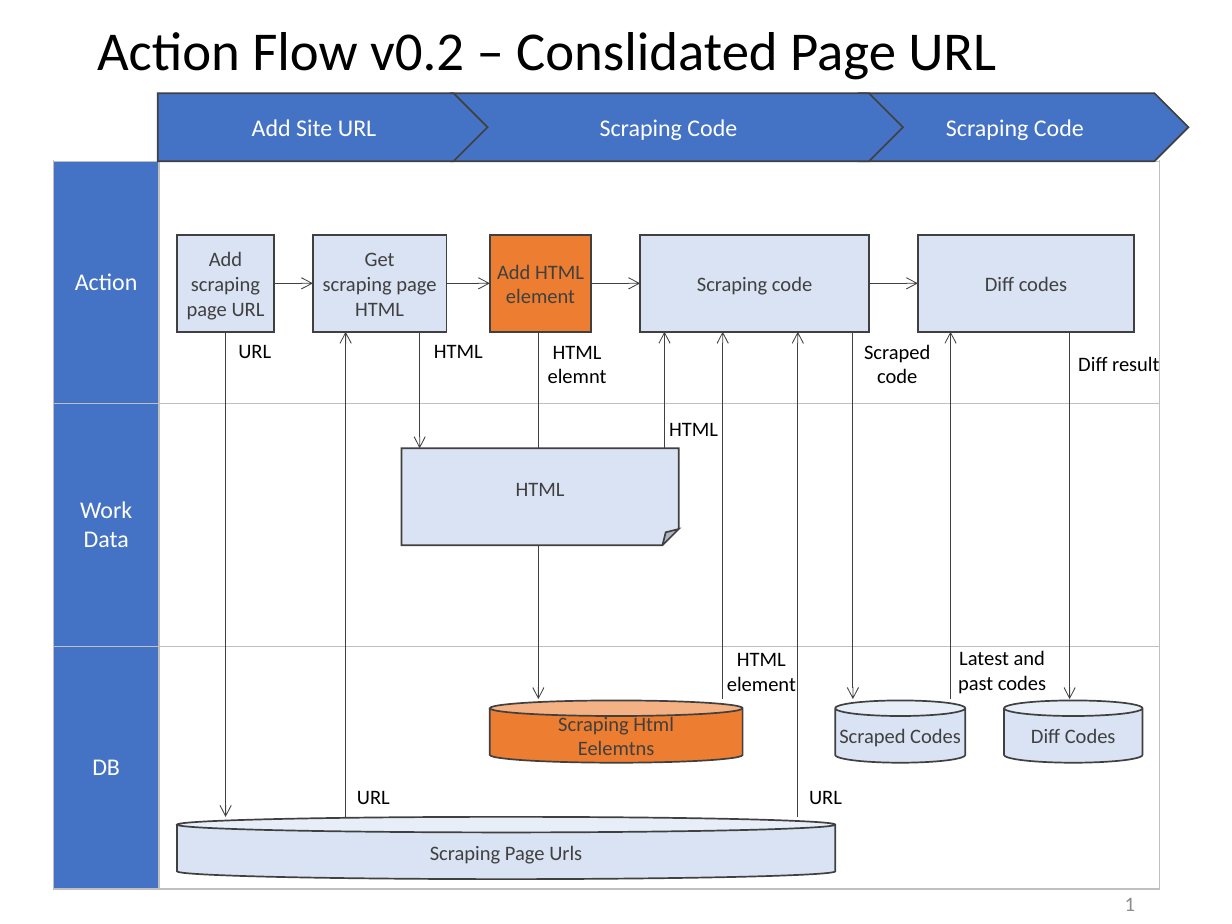
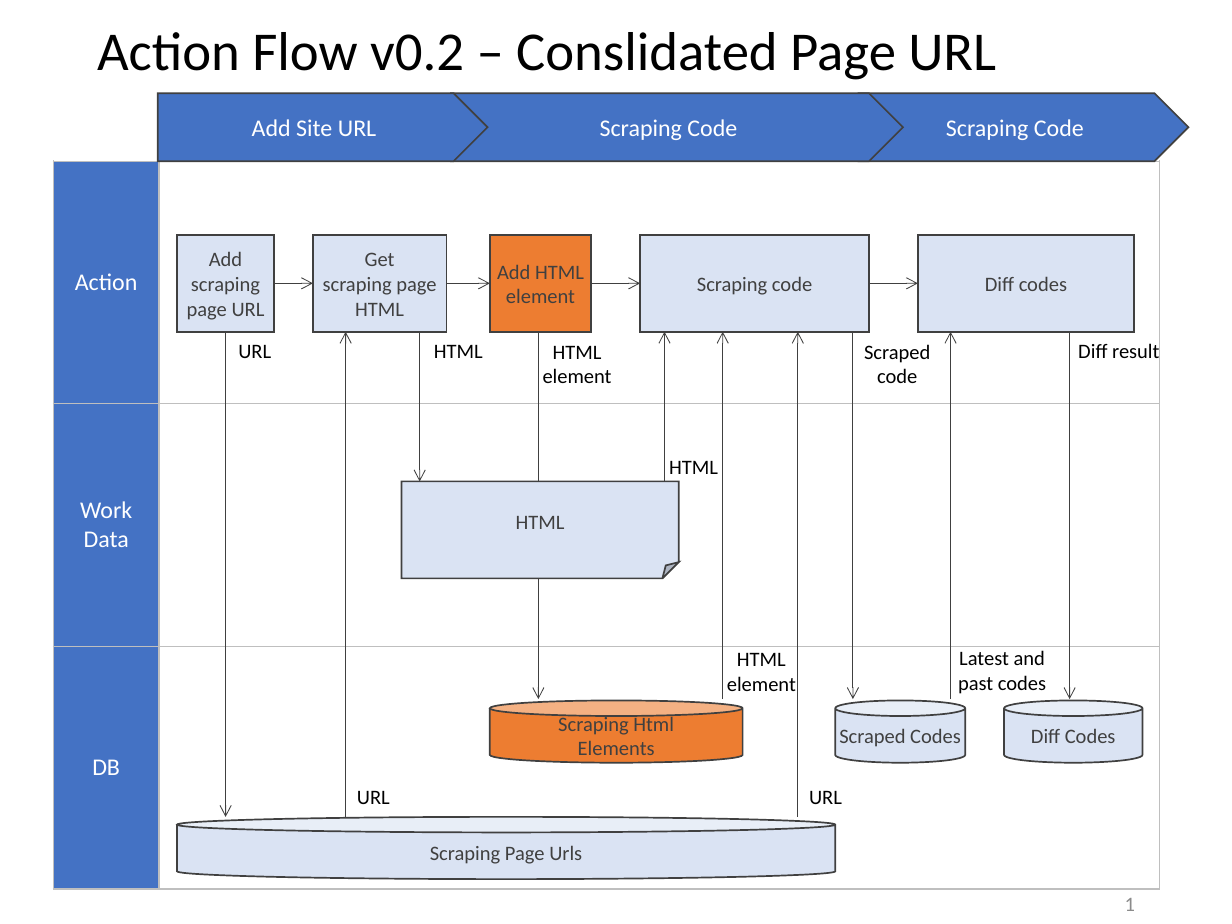
Before and after one commit to 256hax/ujull, a slide deck: slide 1 of line-markers/docs/requirements_definition.pptx. Drawn at 1232x924 pixels with LibreOffice and Linux fonts; fonts in the diff are those of the drawing. Boxes give left, top, right and bottom in pixels: in the first picture for what was removed or moved away, otherwise in the second. Text is boxed around its words. In the diff, an @@ line names an element or a change of style, - is before the commit and + after.

Commit message:
docs: typo

```diff
--- a/line-markers/docs/requirements_definition.pptx
+++ b/line-markers/docs/requirements_definition.pptx
@@ arrow moved from (420, 331) - (420, 448) to (420, 331) - (420, 482) @@
@@ arrow moved from (664, 448) - (664, 331) to (664, 482) - (664, 331) @@
@@ text "Diff result": place and size @@
-text "Diff result" at [1078,356,1159,371]
+text "Diff result" at [1078,343,1159,358]
@@ text at [543,368,612,383]: text changed @@
-elemnt
+element
@@ text "HTML": place and size @@
-text "HTML" at [669,423,718,436]
+text "HTML" at [669,461,718,474]
@@ folded corner "HTML": place and size @@
-folded corner "HTML" at [402,448,679,546]
+folded corner "HTML" at [402,482,679,579]
@@ text in cylinder at [578,740,655,755]: text changed @@
-Eelemtns
+Elements
```
Also in this commit, not shown: 1 other slide changed.
